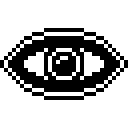
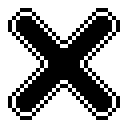
Layer changes from the first 128 × 128 image to the second:
hid "layer visible" over [0, 28, 128, 100]
added layer "brush shape rectangle #3" above "new layer #2" over [8, 8, 120, 120]
